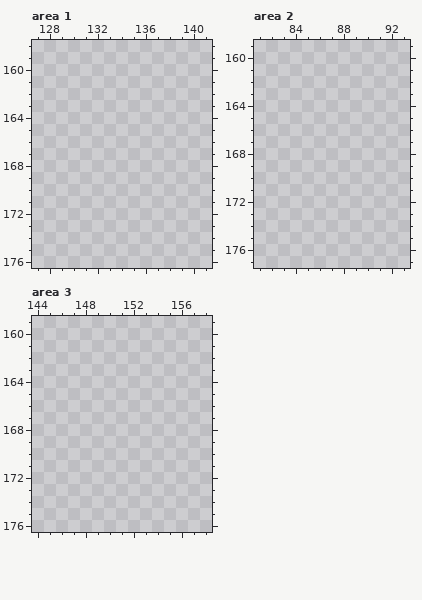
Pixel-art file -- aseprite/animated_objects.aseprite. This is how it looked before the edit.
521x333 pixels, 1 frame. Shown: area 1: x 127..141, y 158..176; area 2: x 81..93, y 159..177; area 3: x 144..158, y 159..176. The commit also changed other parts of the picture, which this record leaves out.
Once edited:
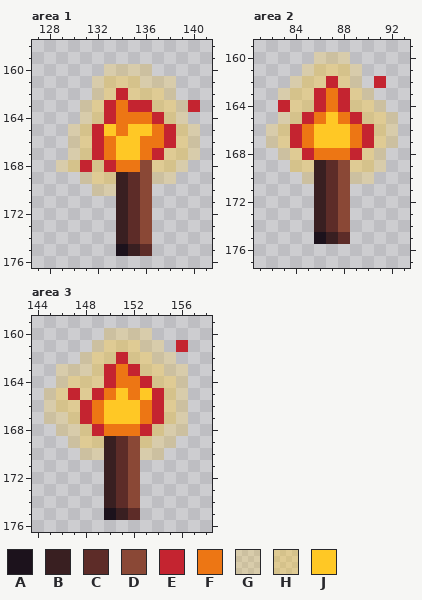
Palette (. is transparent): A #1c121c  B #391f21  C #5d2c28  D #8a4836  E #c42430  F #ed7614  G #ffc82537  H #ffc8255a  J #ffc825
Difference:
Changed rows in their new state; - is an unchanged pixel.
Area 1:
first column x 129:
160 ----GGGG----
161 ---GHHHGGG--
162 ---GHEHHHG--
163 --GHEFEEHHGE
164 --GHEFFFEHG-
165 -GHEJFJJFEHG
166 -GHEFJJFFEHG
167 -GHEFJJFEHHG
168 GHEHEFFDHHG-
169 --GHHBCDGG--
170 ---GGBCD----
171 -----BCD----
172 -----BCD----
173 -----BCD----
174 -----BCD----
175 -----ABC----
Area 2:
first column x 82:
160 ----GGG----
161 ---GHHHG---
162 --GHHEHG-E-
163 -GHHEFEHG--
164 -EHHEFEHHG-
165 -GHEFJFEHHG
166 GHEFJJJFEHG
167 GHEFJJJFEHG
168 -GHEFFFEHG-
169 --HHBCDHHG-
170 ---GBCDGG--
171 ----BCD----
172 ----BCD----
173 ----BCD----
174 ----BCD----
175 ----ABC----
Area 3:
first column x 145:
160 -----GGGG---
161 ----GHHHGG-E
162 ---GHHEHHGG-
163 -GGGHEFEHHGG
164 -GHHHEFFEHHG
165 GHEHEFJFJEHG
166 GHHEFJJJFEHG
167 GGHEFJJJFEHG
168 -GGHEFFFEHGG
169 --GHHBCDHGG-
170 ---GGBCDGG--
171 -----BCD----
172 -----BCD----
173 -----BCD----
174 -----BCD----
175 -----ABC----
Where, in picture pixels (left, top, right, bottom), the same in both pictures:
added: (56, 64, 200, 256)
added: (266, 52, 398, 244)
added: (44, 328, 188, 520)
